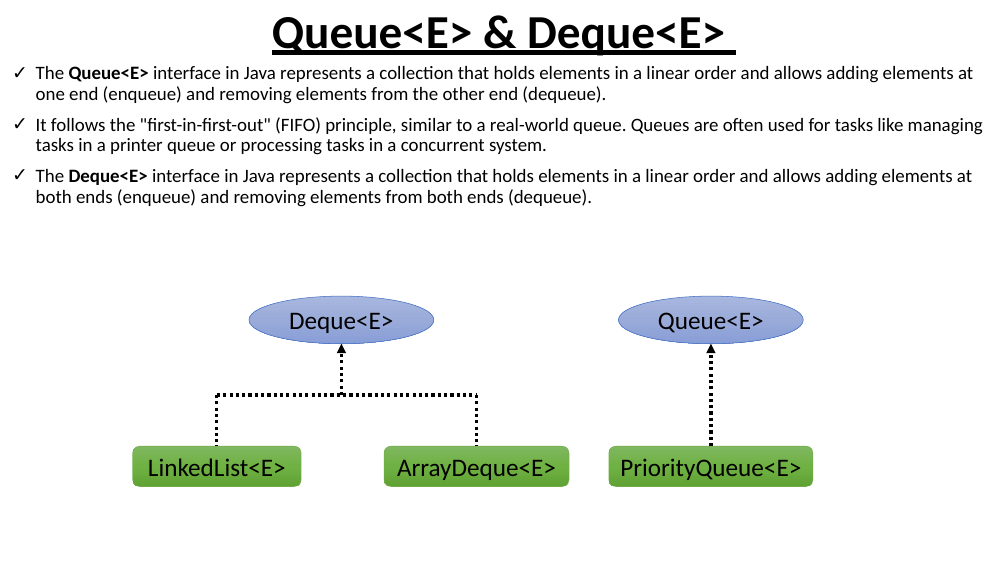
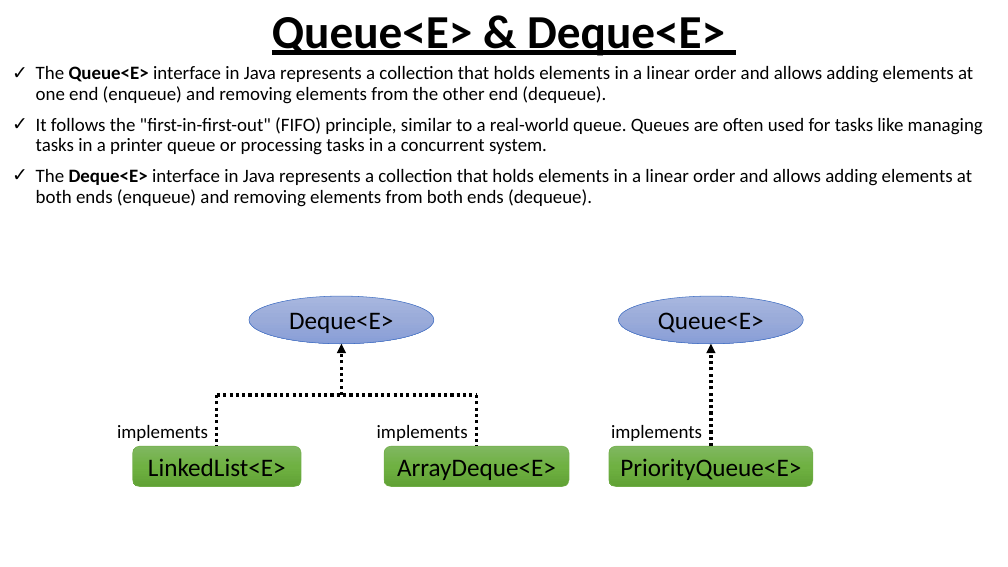
Before and after one commit to the-dev-pal/knowledge-rewards, a slide deck: slide 7 of src/Java/Collections/Collections.pptx. Drawn at 1008x567 pixels with LibreOffice and Linux fonts; fonts in the diff are those of the drawing. Boxes give left, top, right and bottom in pixels: in the first picture for what was removed or moved away, otherwise in the second. Text is boxed around its words. In the diff, an @@ line names an element or a change of style, - is before the commit and + after.

```diff
--- a/src/Java/Collections/Collections.pptx
+++ b/src/Java/Collections/Collections.pptx
@@ text added at (x1=117, y1=425, x2=208, y2=441), 18 pt, text #000000 @@
+implements
@@ text added at (x1=377, y1=425, x2=468, y2=441), 18 pt, text #000000 @@
+implements
@@ text added at (x1=611, y1=425, x2=702, y2=441), 18 pt, text #000000 @@
+implements
```
Also in this commit, not shown: 4 other slides changed, 5 slides added, 7 other files.
